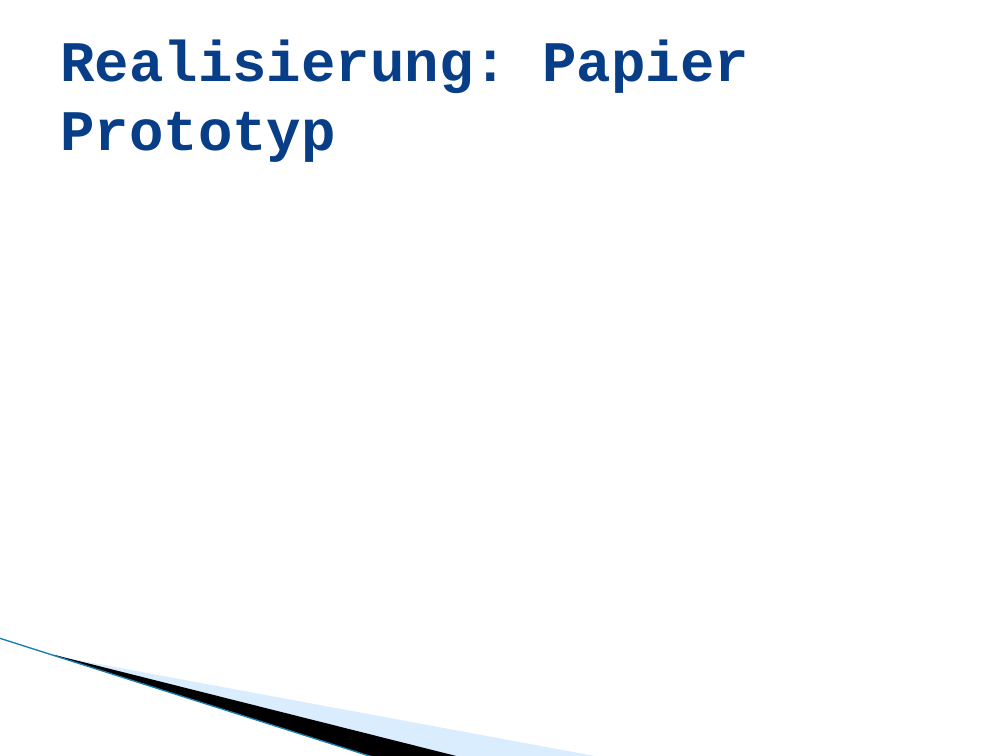
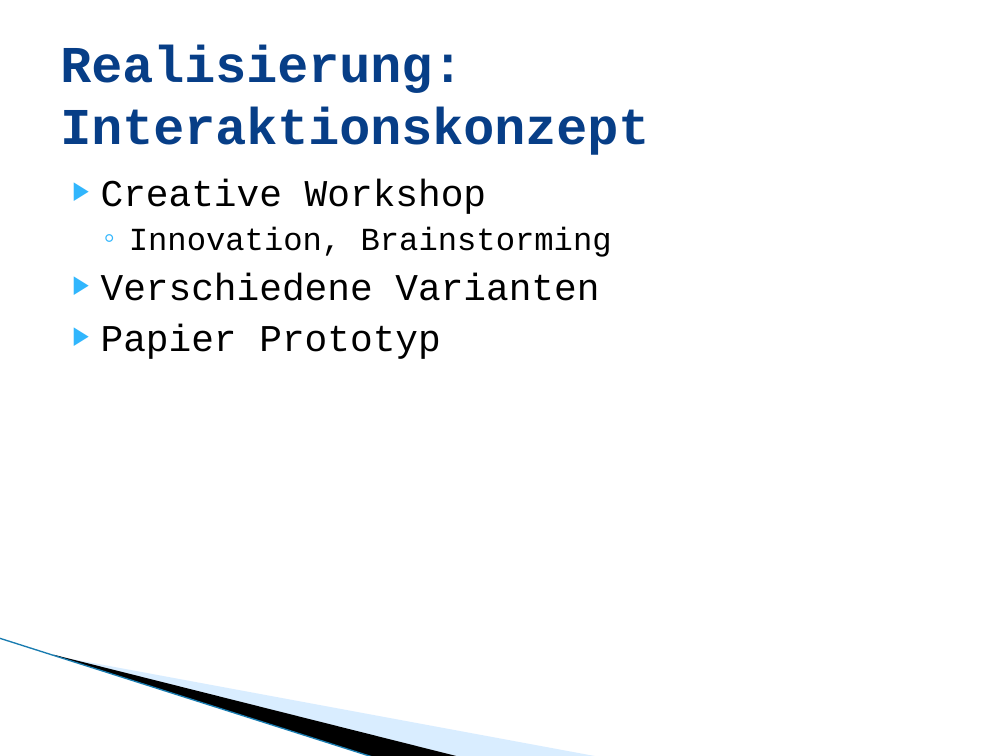
Before and after one commit to lukaselmer/student-thesis-flip, a slide deck: slide 15 of doc/media/flip_zuehlke_praesentation.pptx (slide 12 before the commit). Drawn at 1008x756 pixels with LibreOffice and Linux fonts; fonts in the diff are those of the drawing; background and template pictures are left out. Boxes give left, top, right and bottom in pixels: in the first picture for what was removed or moved away, otherwise in the second. Text is boxed around its words. In the diff, an @@ line names an element or a change of style, - is before the commit and + after.

```diff
--- a/doc/media/flip_zuehlke_praesentation.pptx
+++ b/doc/media/flip_zuehlke_praesentation.pptx
@@ title at bbox=[60, 45, 649, 155]: text changed; size 41 to 36.9 pt @@
-Realisierung: Papier Prototyp
+Realisierung: Interaktionskonzept
@@ text added at bbox=[101, 179, 612, 359], 27 pt, text #000000 @@
+▶ Creative Workshop
+  ◦ Innovation, Brainstorming
+▶ Verschiedene Varianten
+▶ Papier Prototyp
```
Also in this commit, not shown: 4 other slides changed, 11 slides added, 2 slides removed.
